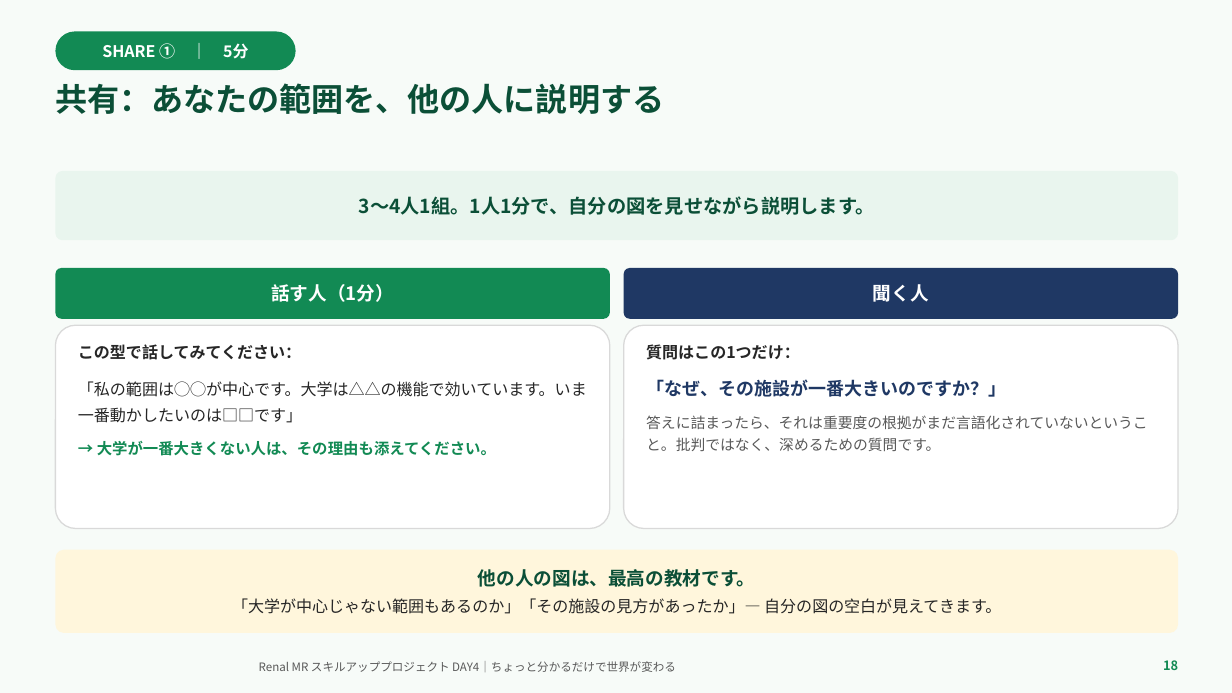
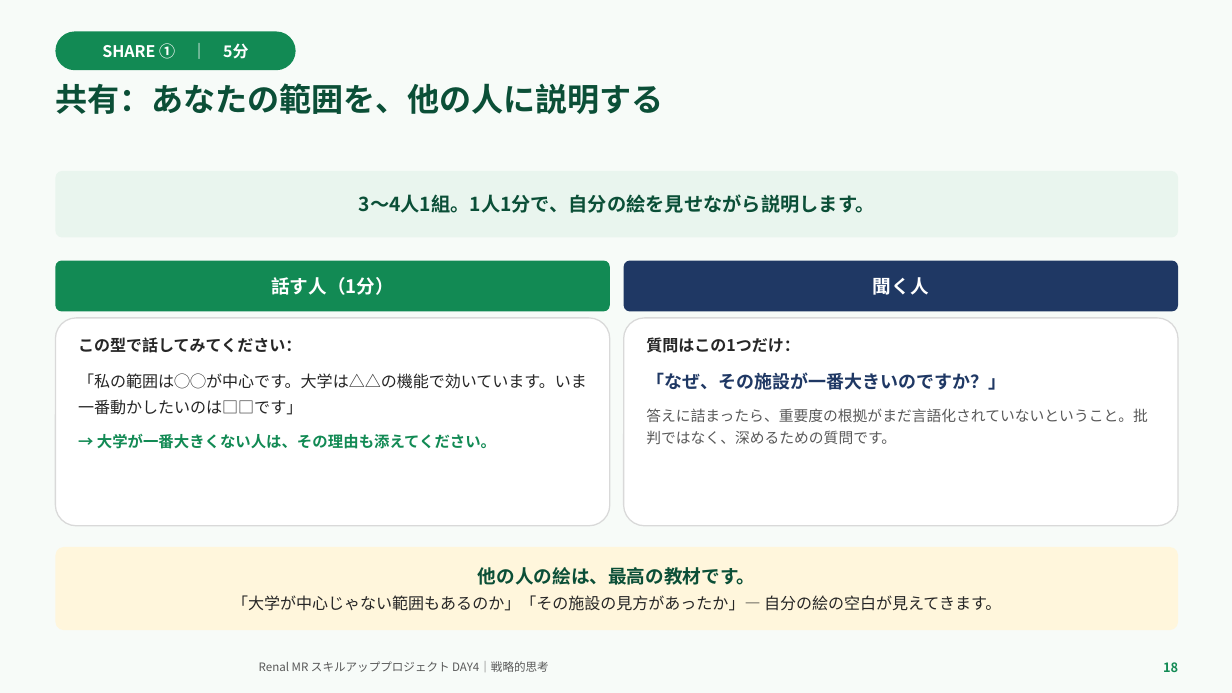
Before and after one commit to TAKUYA-1187/Claude, a slide deck: slide 18 of novartis_training/DAY4_ちょっと分かるだけで世界が変わる.pptx. Drawn at 1232x693 pixels with LibreOffice and Linux fonts; fonts in the diff are those of the drawing; background and template pictures are left out. Boxes give left, top, right and bottom in pixels: in the first picture for what was removed or moved away, otherwise in the second. Text is boxed around its words. In the diff, an @@ line names an element or a change of style, - is before the commit and + after.

```diff
--- a/novartis_training/DAY4_ちょっと分かるだけで世界が変わる.pptx
+++ b/novartis_training/DAY4_ちょっと分かるだけで世界が変わる.pptx
@@ text in rounded rectangle at (x1=359, y1=194, x2=875, y2=213): text changed @@
-3〜4人1組。1人1分で、自分の図を見せながら説明します。
+3〜4人1組。1人1分で、自分の絵を見せながら説明します。
@@ rounded rectangle "話す人（1分）" moved from (x1=55, y1=268, x2=610, y2=319) to (x1=55, y1=261, x2=610, y2=311) @@
@@ rounded rectangle "聞く人" moved from (x1=624, y1=268, x2=1178, y2=319) to (x1=624, y1=261, x2=1178, y2=311) @@
@@ rounded rectangle "この型で話してみてください：" resized from (x1=55, y1=325, x2=610, y2=529) to (x1=55, y1=318, x2=610, y2=526) @@
@@ rounded rectangle "質問はこの1つだけ：" resized from (x1=624, y1=325, x2=1178, y2=529) to (x1=624, y1=318, x2=1178, y2=526) @@
@@ text in rounded rectangle at (x1=646, y1=408, x2=1148, y2=444): text changed @@
-答えに詰まったら、それは重要度の根拠がまだ言語化されていないということ。批判ではなく、深めるための質問です。
+答えに詰まったら、重要度の根拠がまだ言語化されていないということ。批判ではなく、深めるための質問です。
@@ text in rounded rectangle at (x1=232, y1=567, x2=1001, y2=611): text changed @@
-他の人の図は、最高の教材です。
-「大学が中心じゃない範囲もあるのか」「その施設の見方があったか」— 自分の図の空白が見えてきます。
+他の人の絵は、最高の教材です。
+「大学が中心じゃない範囲もあるのか」「その施設の見方があったか」— 自分の絵の空白が見えてきます。
@@ text at (x1=259, y1=661, x2=549, y2=672): text changed @@
-Renal MR スキルアッププロジェクト DAY4｜ちょっと分かるだけで世界が変わる
+Renal MR スキルアッププロジェクト DAY4｜戦略的思考
```
Also in this commit, not shown: 26 other slides changed, 3 slides added, 5 slides removed, 2 other files.
